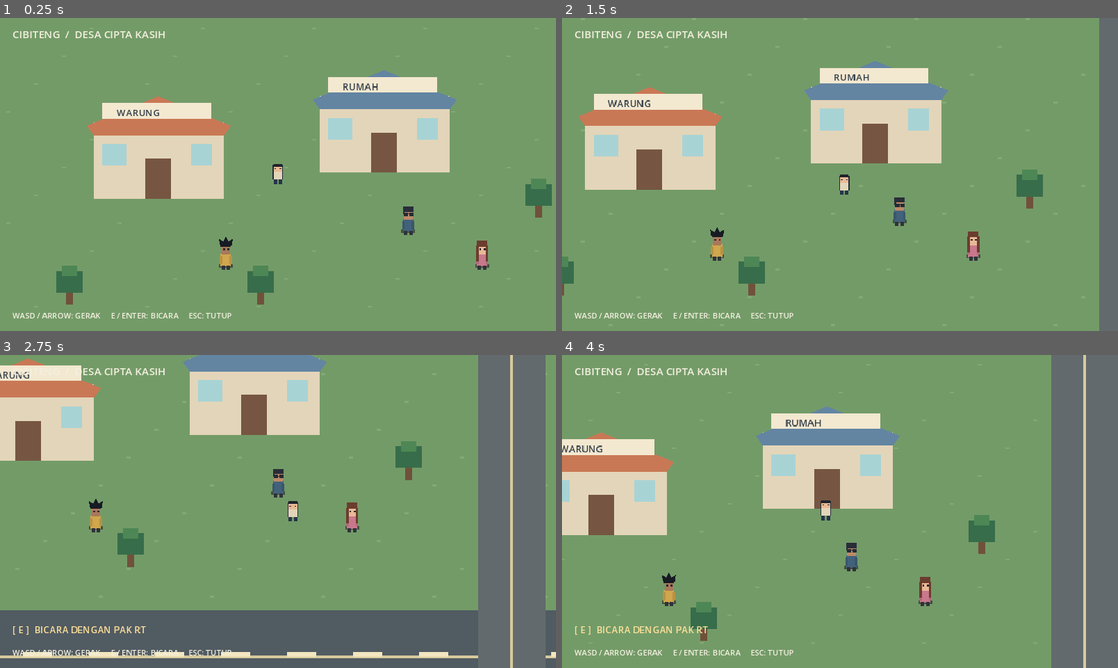
Above: before the commit, frames 1-4 (two rows, left to right).
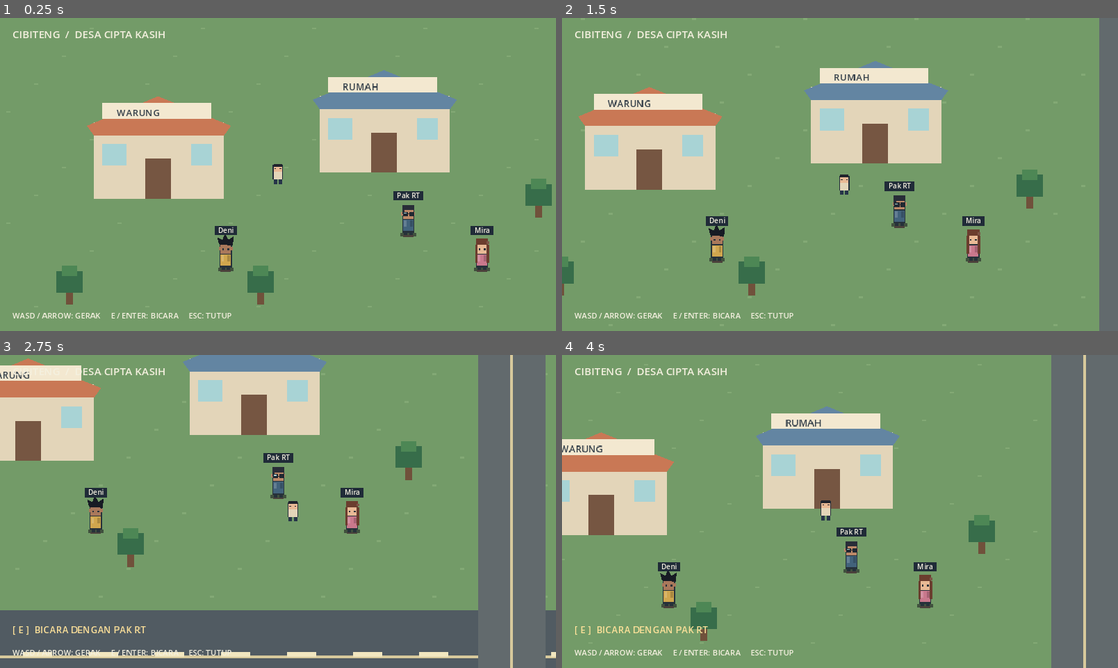
Above: after the commit, the same moments.

Repository: bobwan-pixel/Cibiteng-A-New-Beginning
Game: Godot game, scene res://scenes/main.tscn
Same seed, same stepped clock (60 frames per second), same inputs: the game is played once before the commit and once after it.
Inputs:
- Up to frame 1 (0.25 s): no input
- Up to frame 2 (1.5 s): tap Enter at 0.5, 1.35 s; hold D 0.53-1.28 s; tap E at 0.6 s; tap Space at 0.77 s; hold S from 1.28 s (still down)
- Up to frame 3 (2.75 s): tap Space at 1.52 s; release S at 2.03 s; hold D from 2.03 s (still down); tap Keypad Enter at 2.1 s
- Up to frame 4 (4 s): release D at 2.78 s; hold W 2.78-3.53 s; tap E at 2.85 s; tap Space at 3.02, 3.77 s; hold A from 3.53 s (still down); tap Enter at 3.6 s

The runs differ from the first frame. In frame 1, 0.8% of the frame differs, in the area x 38-89%, y 55-82%; in frame 2, 0.8%, in the area x 25-76%, y 52-79%; in frame 3, 0.8%; in frame 4, 0.8%.

Commit message:
Improve NPC sprite silhouettes and name tags

Diff:
--- a/scripts/main.gd
+++ b/scripts/main.gd
@@ -158,51 +158,67 @@
 	var skin := Color(npc["skin"])
 	var hair := Color(npc["hair"])
 	var outfit := Color(npc["outfit"])
-
-	# Shadow, body, arms and legs.
-	draw_rect(Rect2(pos + Vector2(-8, 13), Vector2(16, 4)), Color("#40513e"))
-	draw_rect(Rect2(pos + Vector2(-6, 1), Vector2(12, 15)), outfit)
-	draw_rect(Rect2(pos + Vector2(-7, 4), Vector2(3, 9)), outfit.darkened(0.12))
-	draw_rect(Rect2(pos + Vector2(4, 4), Vector2(3, 9)), outfit.darkened(0.12))
-	draw_rect(Rect2(pos + Vector2(-5, 15), Vector2(4, 5)), Color("#30323a"))
-	draw_rect(Rect2(pos + Vector2(1, 15), Vector2(4, 5)), Color("#30323a"))
-
-	# Face and hair base.
-	draw_rect(Rect2(pos + Vector2(-5, -10), Vector2(10, 12)), skin)
-	draw_rect(Rect2(pos + Vector2(-6, -12), Vector2(12, 5)), hair)
-
-	# Hair silhouette is deliberately different for every style.
+	var outline := Color("#26313a")
+	var highlight := outfit.lightened(0.18)
+
+	# Ground shadow and a larger 16-bit-style body silhouette.
+	draw_rect(Rect2(pos + Vector2(-9, 17), Vector2(18, 4)), Color("#40513e"))
+	draw_rect(Rect2(pos + Vector2(-7, 1), Vector2(14, 16)), outline)
+	draw_rect(Rect2(pos + Vector2(-6, 2), Vector2(12, 13)), outfit)
+	draw_rect(Rect2(pos + Vector2(-5, 3), Vector2(3, 7)), highlight)
+	draw_rect(Rect2(pos + Vector2(2, 3), Vector2(3, 7)), outfit.darkened(0.18))
+	draw_rect(Rect2(pos + Vector2(-5, 15), Vector2(4, 6)), outline)
+	draw_rect(Rect2(pos + Vector2(1, 15), Vector2(4, 6)), outline)
+	draw_rect(Rect2(pos + Vector2(-6, 20), Vector2(6, 2)), Color("#4b403b"))
+	draw_rect(Rect2(pos + Vector2(0, 20), Vector2(6, 2)), Color("#4b403b"))
+
+	# Face, ears and hair base.
+	draw_rect(Rect2(pos + Vector2(-7, -12), Vector2(14, 14)), outline)
+	draw_rect(Rect2(pos + Vector2(-6, -11), Vector2(12, 12)), skin)
+	draw_rect(Rect2(pos + Vector2(-8, -7), Vector2(2, 4)), skin)
+	draw_rect(Rect2(pos + Vector2(6, -7), Vector2(2, 4)), skin)
+	draw_rect(Rect2(pos + Vector2(-7, -14), Vector2(14, 5)), hair)
+
+	# Hair silhouette: each style has a different outline, not just a different color.
 	match str(npc["style"]):
 		"long":
-			draw_rect(Rect2(pos + Vector2(-7, -8), Vector2(3, 18)), hair)
-			draw_rect(Rect2(pos + Vector2(4, -8), Vector2(3, 18)), hair)
-			draw_rect(Rect2(pos + Vector2(-6, -14), Vector2(12, 4)), hair)
+			draw_rect(Rect2(pos + Vector2(-8, -9), Vector2(3, 21)), hair)
+			draw_rect(Rect2(pos + Vector2(5, -9), Vector2(3, 21)), hair)
+			draw_rect(Rect2(pos + Vector2(-7, -16), Vector2(14, 4)), hair)
+			draw_rect(Rect2(pos + Vector2(5, -13), Vector2(3, 3)), hair.lightened(0.12))
 		"spiky":
 			draw_colored_polygon(PackedVector2Array([
-				pos + Vector2(-7, -9), pos + Vector2(-8, -16),
-				pos + Vector2(-3, -13), pos + Vector2(0, -19),
-				pos + Vector2(3, -13), pos + Vector2(8, -16),
-				pos + Vector2(7, -8)
+				pos + Vector2(-8, -10), pos + Vector2(-10, -18),
+				pos + Vector2(-4, -15), pos + Vector2(-1, -22),
+				pos + Vector2(3, -15), pos + Vector2(9, -19),
+				pos + Vector2(8, -8)
 			]), hair)
 		"bob":
-			draw_rect(Rect2(pos + Vector2(-7, -8), Vector2(3, 15)), hair)
-			draw_rect(Rect2(pos + Vector2(4, -8), Vector2(3, 15)), hair)
-			draw_rect(Rect2(pos + Vector2(-6, -14), Vector2(12, 4)), hair)
+			draw_rect(Rect2(pos + Vector2(-8, -9), Vector2(3, 17)), hair)
+			draw_rect(Rect2(pos + Vector2(5, -9), Vector2(3, 17)), hair)
+			draw_rect(Rect2(pos + Vector2(-7, -16), Vector2(14, 4)), hair)
 		"curly":
-			for curl in [Vector2(-5, -12), Vector2(0, -15), Vector2(5, -12), Vector2(-7, -7), Vector2(7, -7)]:
+			for curl in [Vector2(-7, -14), Vector2(-2, -18), Vector2(3, -17), Vector2(7, -13), Vector2(-8, -8), Vector2(8, -8)]:
 				draw_rect(Rect2(pos + curl, Vector2(5, 5)), hair)
 		_:
-			draw_rect(Rect2(pos + Vector2(-6, -13), Vector2(12, 4)), hair)
-			draw_rect(Rect2(pos + Vector2(-6, -8), Vector2(2, 4)), hair)
-
-	# Face details.
-	draw_rect(Rect2(pos + Vector2(-3, -5), Vector2(2, 2)), Color("#29252a"))
-	draw_rect(Rect2(pos + Vector2(2, -5), Vector2(2, 2)), Color("#29252a"))
+			draw_rect(Rect2(pos + Vector2(-7, -15), Vector2(14, 4)), hair)
+			draw_rect(Rect2(pos + Vector2(-7, -9), Vector2(3, 5)), hair)
+
+	# Eyes and optional glasses.
+	draw_rect(Rect2(pos + Vector2(-4, -5), Vector2(2, 2)), outline)
+	draw_rect(Rect2(pos + Vector2(2, -5), Vector2(2, 2)), outline)
 	if bool(npc["glasses"]):
-		var frame := Color("#242b35")
-		draw_rect(Rect2(pos + Vector2(-5, -6), Vector2(5, 4)), frame)
-		draw_rect(Rect2(pos + Vector2(1, -6), Vector2(5, 4)), frame)
+		var frame := Color("#202832")
+		draw_rect(Rect2(pos + Vector2(-6, -7), Vector2(6, 5)), frame)
+		draw_rect(Rect2(pos + Vector2(1, -7), Vector2(6, 5)), frame)
 		draw_rect(Rect2(pos + Vector2(-1, -5), Vector2(2, 1)), frame)
+		draw_rect(Rect2(pos + Vector2(-5, -6), Vector2(3, 1)), Color("#a8d3d5"))
+
+	# Character name tag makes NPCs easier to identify in the crowded village.
+	var name_text := str(npc["name"])
+	var text_width := ThemeDB.fallback_font.get_string_size(name_text, HORIZONTAL_ALIGNMENT_LEFT, -1, 8).x
+	draw_rect(Rect2(pos + Vector2(-text_width / 2.0 - 4, -31), Vector2(text_width + 8, 11)), Color("#202b38"))
+	draw_string(ThemeDB.fallback_font, pos + Vector2(-text_width / 2.0, -23), name_text, HORIZONTAL_ALIGNMENT_LEFT, -1, 8, Color("#f4f0df"))
 
 func _draw_house(pos: Vector2, roof_color: Color, sign_text: String) -> void:
 	draw_rect(Rect2(pos + Vector2(8, 30), Vector2(150, 88)), Color("#e3d5b9"))
